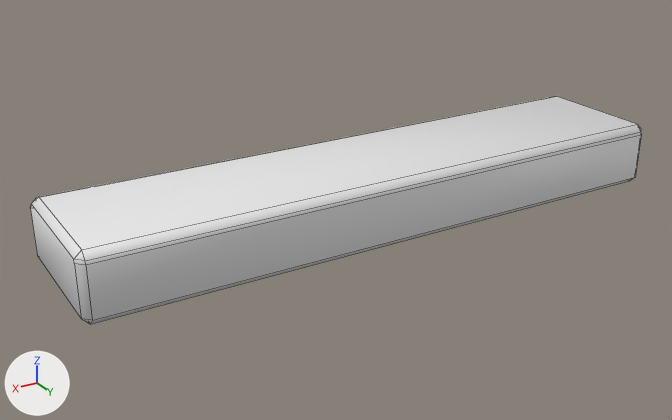
The FBX model Assets/Art/Models/Building/meshes/baseboardWindow01.fbx as it was, and as the next commit left it.
Rendered twice from a camera (50 mm lens) standing at (5.38, 5.5, 2.37) and looking at (2.35, 0.45, -0.16). The lights are fixed; the arrows at lower left show +X, +Y and +Z. Mesh edges are drawn as thin lines. Where no turn or scale is listed for an object, it has been applied to the vertices.

The older version as bpy lines, for what is in view:
```python
me_cube_013 = bpy.data.meshes.new('Cube.013')
me_cube_013.from_pydata(...)  # 34 vertices, 35 faces; spans x -0.01..4.29, y -0.01..1.01, z -0.24..0.22
ob_baseboardwindow01 = bpy.data.objects.new('baseboardWindow01', me_cube_013)
ob_baseboardwindow01.location = (0.0, 0.0, 0.0)
```
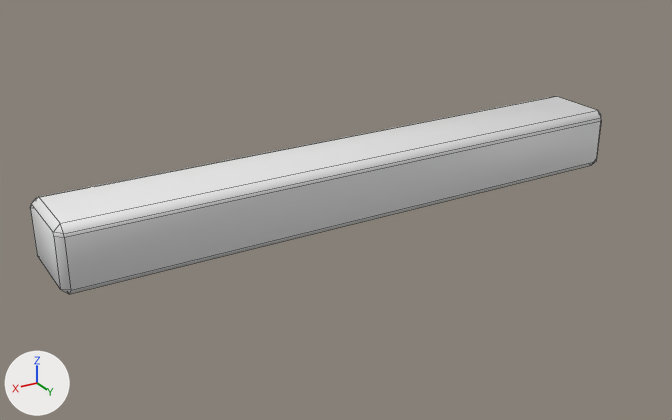
Boxes (x1, y1, x2, y2) around the edits, measured in the pictures (672 x 420 px):
'baseboardWindow01', reshaped (7% narrower, 13% shorter)
    before: (30, 96, 641, 324)
    after: (30, 96, 601, 294)

What the commit changed:
me_cube_013 has 34 vertices, 35 faces and spans x -0.01..4.29, y -0.01..1.01, z -0.24..0.22.
me_cube_013 is used by ob_baseboardwindow01; location (0.0, 0.0, 0.0).
me_cube_013 part 1: all 16 vertices in x -0.01..4.29, y 0.96..1.01, z -0.24..0.22 are moved by (0.0, -0.4, 0.0).
